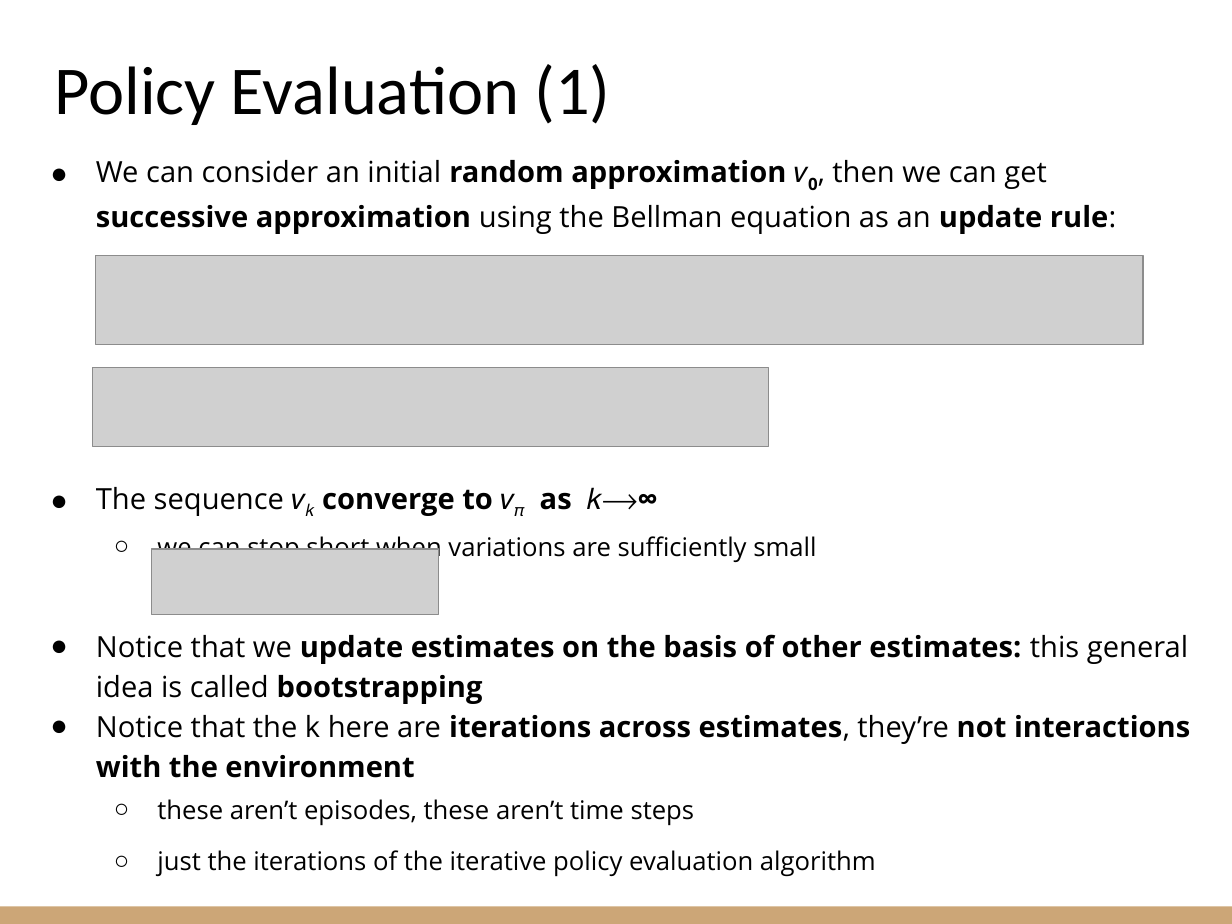
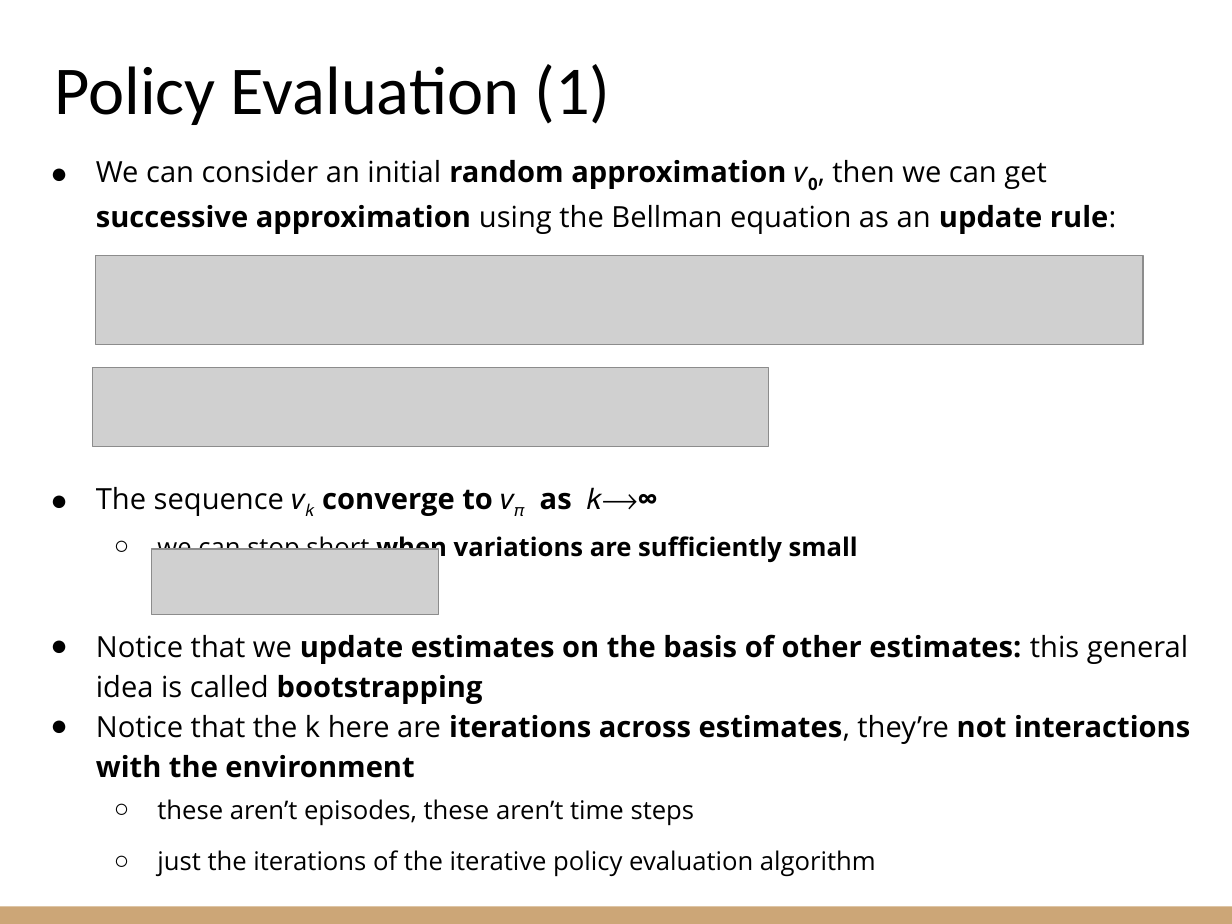
Before and after one commit to riccardoberta/autonomous-agents, a slide deck: slide 12 of 02 - Dynamic Programming/slides.pptx. Drawn at 1232x924 pixels with LibreOffice and Linux fonts; fonts in the diff are those of the drawing; grey boxes stand for pictures. Boxes give left, top, right and bottom in pixels: in the first picture for what was removed or moved away, otherwise in the second. Text is boxed around its words. In the diff, an @@ line names an element or a change of style, - is before the commit and + after.

```diff
--- a/02 - Dynamic Programming/slides.pptx
+++ b/02 - Dynamic Programming/slides.pptx
@@ text at [157,532,858,563]: bold on in "when variations are sufficiently small" @@
```
Also in this commit, not shown: 5 other slides changed, 58 other files.
